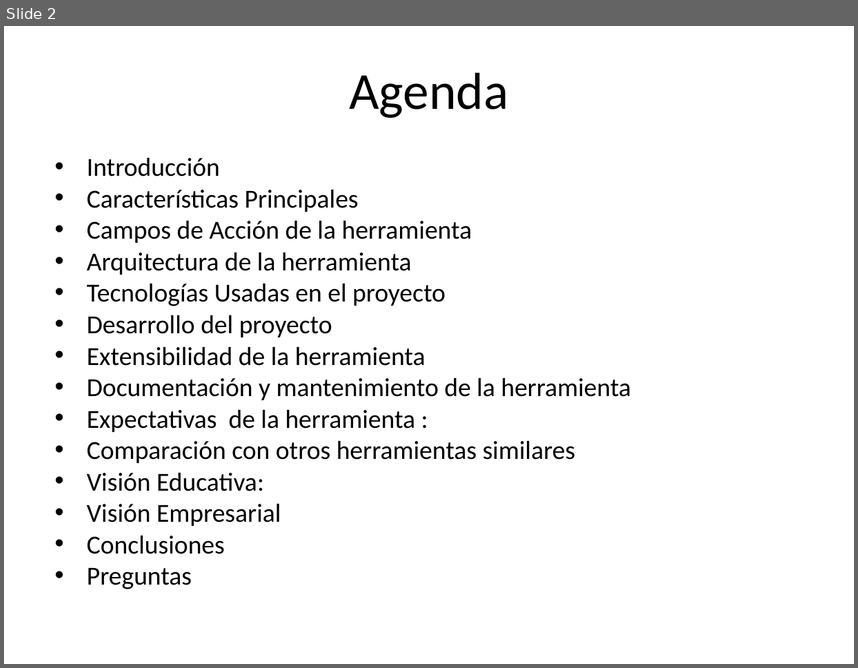
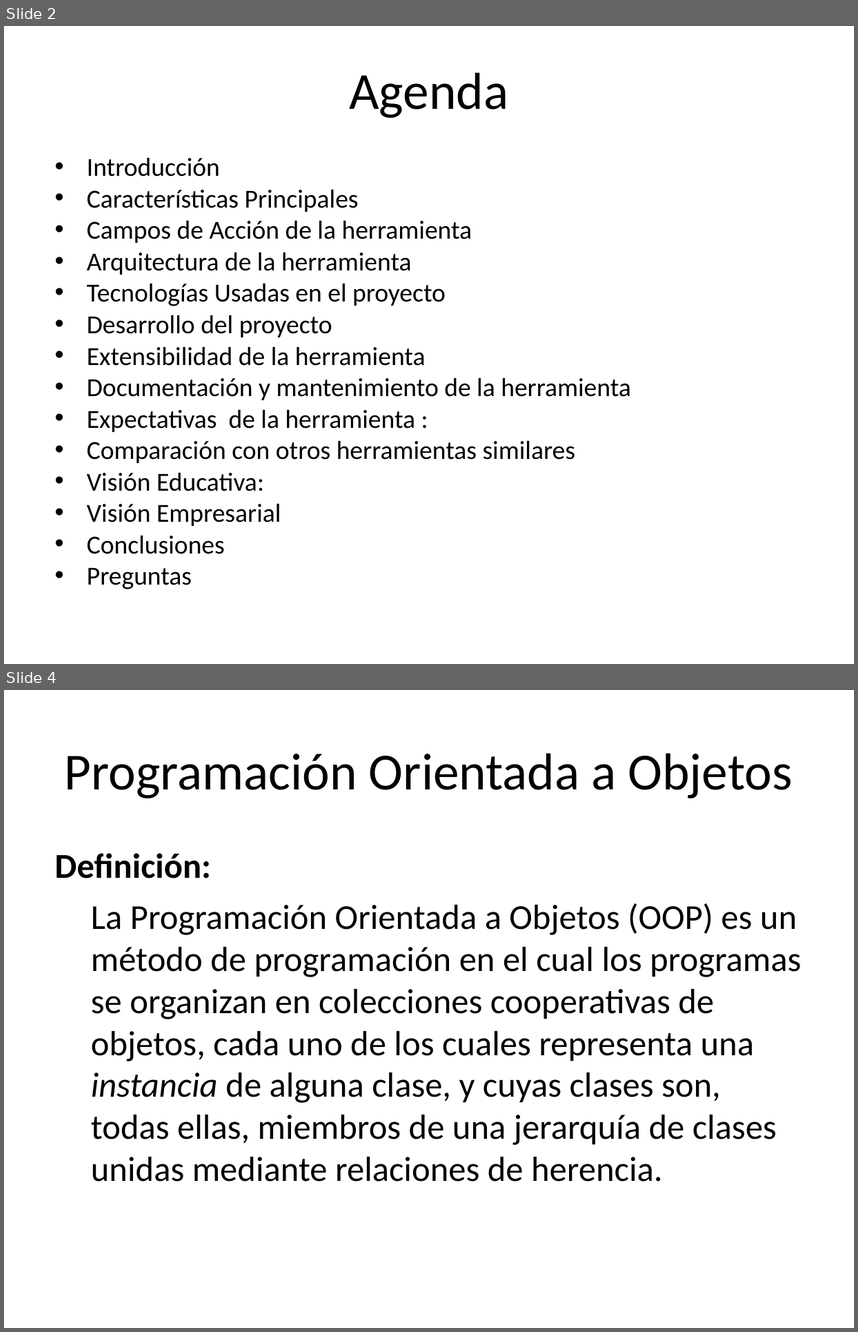
Before and after one commit to Xavinightshade/ipsimulator, a slide deck: presentacion/Presentacion Simulador Redes.ppt. Shown one above the other, each under a label of ours: slide 2 before the commit, slides 2 and 4 after it; the slides between them are not shown. The pictures are 858x668 and 858x1332 pixels, drawn with LibreOffice and Linux fonts; fonts in the diff are those of the drawing. Boxes give left, top, right and bottom in pixels: in the first picture for what was removed or moved away, otherwise in the second. Text is boxed around its words. In the diff, an @@ line names an element or a change of style, - is before the commit and + after.

```diff
--- a/presentacion/Presentacion Simulador Redes.ppt
+++ b/presentacion/Presentacion Simulador Redes.ppt
@@ slide 4 added at (x1=4, y1=690, x2=854, y2=1328), background #FFFFFF @@
@@ title added at (x1=65, y1=753, x2=793, y2=798), 44 pt, text #000000 @@
+Programación Orientada a Objetos
@@ text added at (x1=55, y1=853, x2=801, y2=1181), 29.6 pt, text #000000 @@
+Definición:
+La Programación Orientada a Objetos (OOP) es un método de programación en el cual los programas se organizan en colecciones cooperativas de objetos, cada uno de los cuales representa una instancia de alguna clase, y cuyas clases son, todas ellas, miembros de una jerarquía de clases unidas mediante relaciones de herencia.
```
Also in this commit, not shown: 1 slide changed, 29 other slides added, 2 slides removed.
